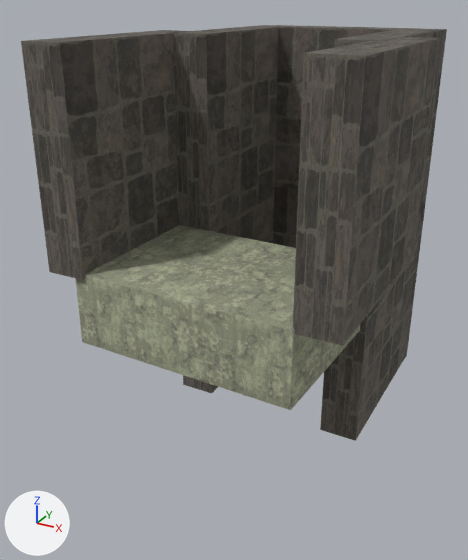
Before and after pictures for a commit that changed the glTF model BaseFramework 3D/Asset/Blender/Map/Castle/Stairs/Stairs.gltf.
Rendered twice from a 50 mm lens placed at (13.8, -20.1, 11.4), pointed at (-1.3, 7.3, -2.3). Arrows for +X, +Y and +Z are at lower left; the lights stay in place. The first picture is the older version. Vertices at exactly the same position are counted once.

The first picture shows 'pedestal', '立方体.001', '立方体.002', '立方体.004', '立方体.005', '立方体.006', '立方体.007', '立方体.008', '立方体.011'.
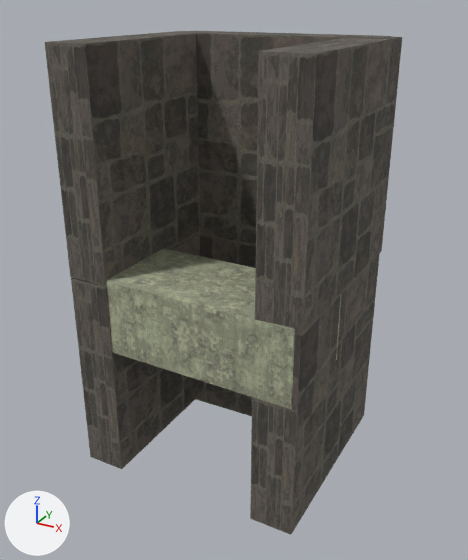
Edits to the bpy script that builds the scene:
```text
Change mat_マテリアル_003:
    remove n2 = _N.new('ShaderNodeMath'); n2.name = 'Math'
    remove n2.operation = 'SUBTRACT'
    remove n2.inputs[0].default_value = 1.0  # 'Value'
    remove n3 = _N.new('ShaderNodeMath'); n3.name = 'Math.001'
    remove n3.operation = 'LESS_THAN'
    remove n4 = _N.new('ShaderNodeMath'); n4.name = 'Math.002'
    remove n4.operation = 'MULTIPLY'
    remove n4.inputs[1].default_value = 0.0  # 'Value'
    where n0 = _N.new('ShaderNodeBsdfPrincipled'); n0.name = 'Principled BSDF'
    remove _L.new(n2.outputs[0], n0.inputs[4])  # 'Value' to 'Alpha'
    remove _L.new(n3.outputs[0], n2.inputs[1])  # 'Value' to 'Value'
    remove _L.new(n4.outputs[0], n3.inputs[0])  # 'Value' to 'Value'
    where n5 = _N.new('ShaderNodeTexImage'); n5.name = 'Image Texture'
    remove _L.new(n5.outputs[1], n4.inputs[0])  # 'Alpha' to 'Value'
Change me_立方体_006:
    used by ob_立方体_001; location = (0.0, 0.0, 0.0)
    remove me_立方体_006.from_pydata(...)  # 8 vertices, 12 faces; spans x -6.99..-4.95, y -0.01..10.0, z -0.29..9.71
    add me_立方体_006.from_pydata(...)  # 8 vertices, 12 faces; spans x -5.73..-3.69, y -0.01..10.0, z -0.29..9.71
    me_立方体_006 part 1: the whole mesh is moved by (1.26, 0.0, 0.0)
Change me_立方体_007:
    used by ob_立方体_002; location = (0.0, 0.0, 0.0)
    remove me_立方体_007.from_pydata(...)  # 8 vertices, 12 faces; spans x 5.24..7.28, y -0.05..9.95, z -0.29..9.71
    add me_立方体_007.from_pydata(...)  # 8 vertices, 12 faces; spans x 3.65..5.69, y -0.05..9.95, z -0.29..9.71
    me_立方体_007 part 2: the whole mesh is moved by (-1.59, 0.0, 0.0)
Change me_cube_001:
    used by ob_pedestal; location = (0.0, 0.0, 0.0)
    remove me_cube_001.from_pydata(...)  # 180 vertices, 314 faces; spans x -5.59..5.59, y -0.15..13.84, z -3.66..-0.05
    add me_cube_001.from_pydata(...)  # 180 vertices, 314 faces; spans x -5.59..5.59, y -0.09..8.03, z -3.66..-0.05
    me_cube_001 part 3: the whole mesh is scaled about the mesh origin by (1, 0.58, 1)
Change me_立方体_009:
    used by ob_立方体_004; location = (0.0, 0.0, 0.0)
    remove me_立方体_009.from_pydata(...)  # 8 vertices, 12 faces; spans x 3.69..5.74, y 6.79..16.79, z -0.27..9.73
    add me_立方体_009.from_pydata(...)  # 8 vertices, 12 faces; spans x 3.57..5.61, y -0.05..9.95, z -10.14..-0.14
    me_立方体_009 part 5: the whole mesh is moved by (-0.13, -6.84, -9.87)
Change me_立方体_010:
    used by ob_立方体_005; location = (0.0, 0.0, 0.0)
    remove me_立方体_010.from_pydata(...)  # 8 vertices, 12 faces; spans x -5.18..-3.14, y 7.92..17.93, z -0.29..9.71
    add me_立方体_010.from_pydata(...)  # 8 vertices, 12 faces; spans x -5.71..-3.67, y -0.01..10.0, z -10.33..-0.33
    me_立方体_010 part 6: the whole mesh is moved by (-0.53, -7.93, -10.05)
Change me_立方体_017:
    used by ob_立方体_007; location = (0.0, 0.0, 0.0)
    remove me_立方体_017.from_pydata(...)  # 8 vertices, 12 faces; spans x -4.19..5.86, y 15.8..18.05, z -0.92..9.73
    add me_立方体_017.from_pydata(...)  # 8 vertices, 12 faces; spans x -4.93..5.12, y 7.85..10.11, z -11.03..-0.38
    me_立方体_017 part 4: the whole mesh is turned 2.9 degrees about the z axis through its middle, then moved by (-0.74, -7.95, -10.11)
Remove ob_立方体_006:
    ob_立方体_006 = bpy.data.objects.new('立方体.006', me_立方体_011)
    ob_立方体_006.location = (0.0, 0.0, 0.0)
Remove ob_立方体_008:
    ob_立方体_008 = bpy.data.objects.new('立方体.008', me_立方体_013)
    ob_立方体_008.location = (0.0, 0.0, 0.0)
Remove ob_立方体_011:
    ob_立方体_011 = bpy.data.objects.new('立方体.011', me_立方体_018)
    ob_立方体_011.location = (0.0, 0.0, 0.0)
```

Where the change shows, as pixel boxes (x1, y1, x2, y2) in the pictures (468 x 560 px):
'立方体.002', moved
    before: (293, 37, 439, 346)
    after: (255, 37, 402, 336)
'立方体.001', moved
    before: (21, 30, 189, 280)
    after: (45, 31, 200, 286)
'立方体.005', moved
    before: (173, 25, 278, 232)
    after: (71, 233, 203, 469)
'pedestal', rescaled (9% narrower, 13% shorter)
    before: (75, 225, 360, 410)
    after: (83, 248, 341, 409)
'立方体.004', moved
    before: (335, 29, 436, 47)
    after: (250, 253, 380, 535)
'立方体.003', surface changed
    both: (175, 31, 391, 244)
'立方体.007', moved, turned
    before: (263, 25, 447, 223)
    after: (196, 234, 256, 416)
'立方体.006', deleted
    before: (320, 212, 422, 441)
'立方体.011', deleted
    before: (273, 186, 426, 361)
'立方体.008', deleted (mostly hidden)
    before: (183, 197, 274, 393)
